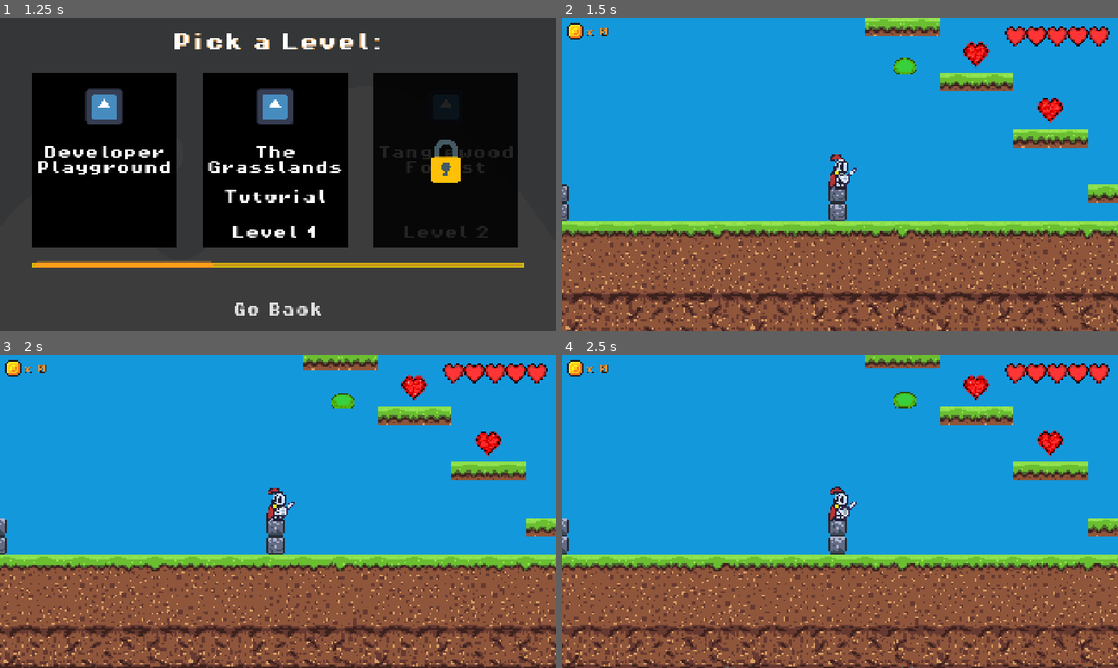
Above: before the commit, frames 1-4 (two rows, left to right).
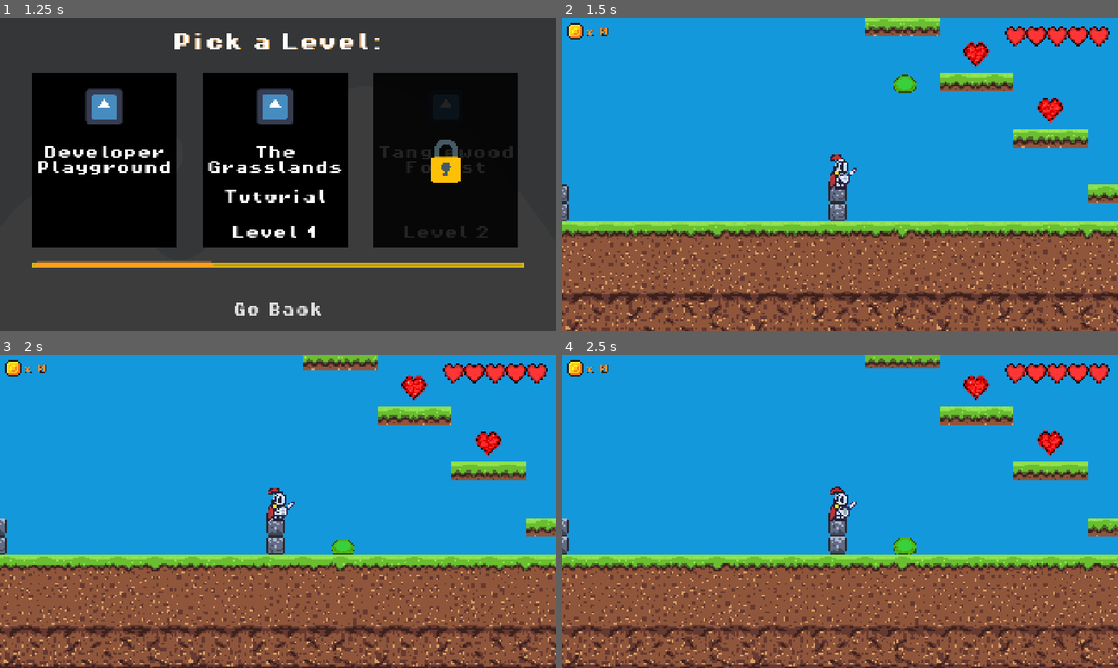
Above: after the commit, the same moments.

Repository: MarcusFDev/2d-action-rpg
Game: Godot game, scene res://scenes/ui/main_menu.tscn
Same seed, same stepped clock (60 frames per second), same inputs: the game is played once before the commit and once after it. The engine's default icon, where the game draws it, is replaced by a stand-in: a white triangle on a blue panel in a dark square.
Inputs (mouse positions are in pixels of both pictures, inside the frame that each line leads up to):
- Up to frame 1 (1.25 s): click "Play" at 0.5 s
- Up to frame 2 (1.5 s): click "Developer Playground" at 1.25 s
- Up to frame 3 (2 s): no input
- Up to frame 4 (2.5 s): tap Enter at 2 s; move the mouse to (962, 495) at 2.02 s; hold Up (ui_up) from 2.03 s (still down); click (962, 495) at 2.1 s; tap Space (jump) at 2.27 s

Frame 1 is identical in both runs. In frame 2, 0.4% of the frame differs, in the area x 59-64%, y 12-24%; in frame 3, 0.3%; in frame 4, 0.4%.
Error before the commit: Attempt to call function 'apply' in base 'null instance' on a null instance. (res://scripts/states/generic_states/fall_state.gd:73)

Commit message:
Fix: Incorrect Gravity Component node path.

Diff:
--- a/game/scenes/enemies/boom_slime.tscn
+++ b/game/scenes/enemies/boom_slime.tscn
@@ -278,7 +278,6 @@
 [node name="FallState" type="Node" parent="EnemyAI/StateMachine"]
 script = ExtResource("8_eo3gx")
 fall_animation = "slime_fall"
-enable_debug = true
 
 [node name="Components" type="Node" parent="EnemyAI"]
 
--- a/game/scripts/states/generic_states/fall_state.gd
+++ b/game/scripts/states/generic_states/fall_state.gd
@@ -1,7 +1,7 @@
 class_name FallState
 extends State
 
-@onready var gravity_component: Node = $"../EnemyAI/Components/GravityComponent"
+@onready var gravity_component: Node = $"../../Components/GravityComponent"
 @onready var flip_component: Node = $"../EnemyAI/Components/DirectionFlipComponent"
 ## Determines whether this state uses its own internal logic or defers to parent-defined callbacks.[br]
 ## [b]Note:[/b] If set to [code]false[/code], all internal logic settings are ignored.
